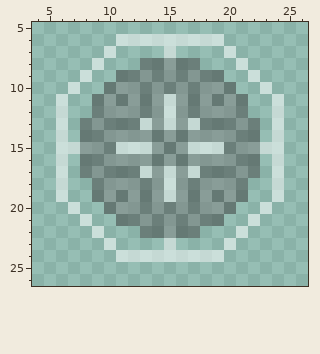
Two versions of one pixel-art sprite, game/assets/matter_sphere_empty.png. This is how it looked before the edit.
The file is 32x32 pixels. Shown: x 4..26, y 5..26.
The result:
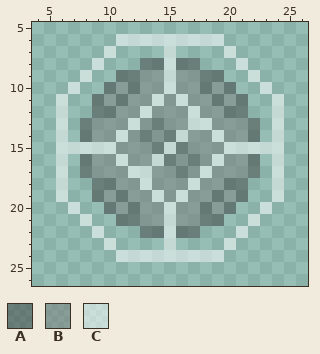
Palette (. is transparent): A #40404080  B #7c7c7c80  C #ffffff80
Change:
Colour B becomes colour A in row 10 at x 12 and 18; in row 12 at x 10 and 20; in row 13 at x 14; in row 14 at x 13 and 15; in row 15 at x 14 and 16; in row 16 at x 15 and 17.
Colour B becomes colour A in row 17 at x 16; in row 18 at x 10 and 20; in row 20 at x 12 and 18.
Colour A becomes colour B in row 9 at x 14 and 16; in rows 10 to 11 at x 13 and 17; in row 13 at x 10 to 11 and 19 to 20; in row 14 at x 9, 14 and 21; in row 16 at x 9, 16 and 21; in row 17 at x 10 to 11 and 19 to 20.
Colour A becomes colour B in rows 19 to 20 at x 13 and 17; in row 21 at x 14 and 16.
Colour C becomes colour B in rows 11 to 12 at x 15; in row 13 at x 13 and 15; in row 15 at x 11 to 13 and 17 to 19; in row 17 at x 15 and 17; in rows 18 to 19 at x 15.
Colour A becomes colour C in row 10 at x 15; in row 12 at x 13 and 17; in row 13 at x 12 and 18; in row 14 at x 16; in row 15 at x 10, 15 and 20; in row 16 at x 14.
Colour A becomes colour C in row 17 at x 12 and 18; in row 18 at x 13 and 17; in row 20 at x 15.
Colour B becomes colour C in rows 8 to 9 at x 15; in row 11 at x 14 and 16; in row 14 at x 11 and 19; in row 15 at x 8 to 9 and 21 to 22; in row 16 at x 11 and 19; in row 19 at x 14 and 16.
Colour B becomes colour C in rows 21 to 22 at x 15.
Where, in picture pixels (left, top, right, bottom), the same in both pictures:
changed: (80, 58, 260, 238)
